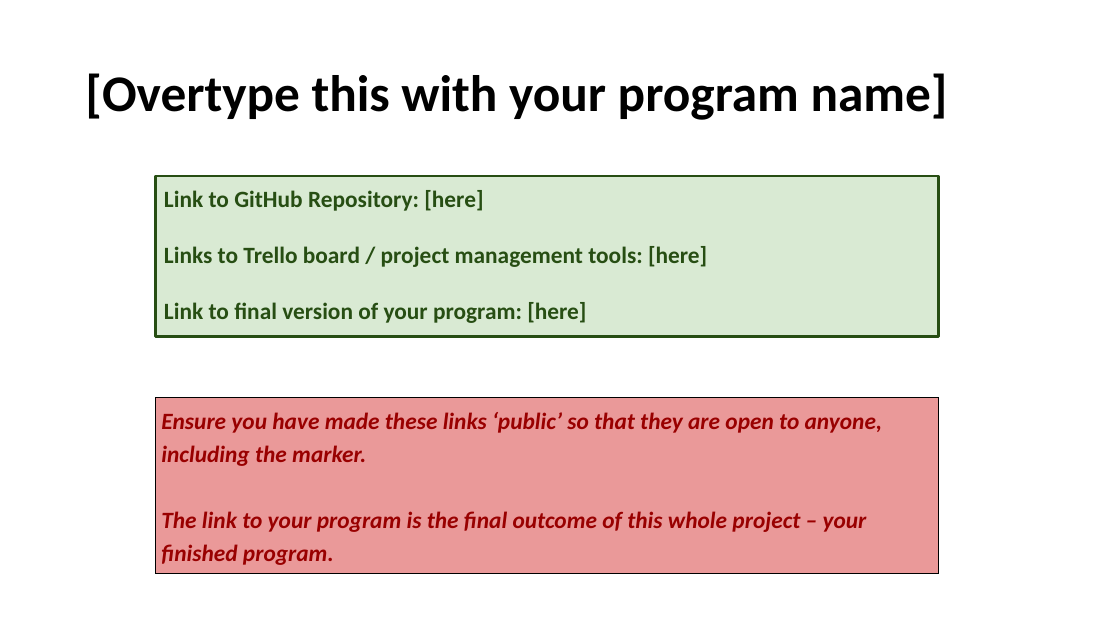
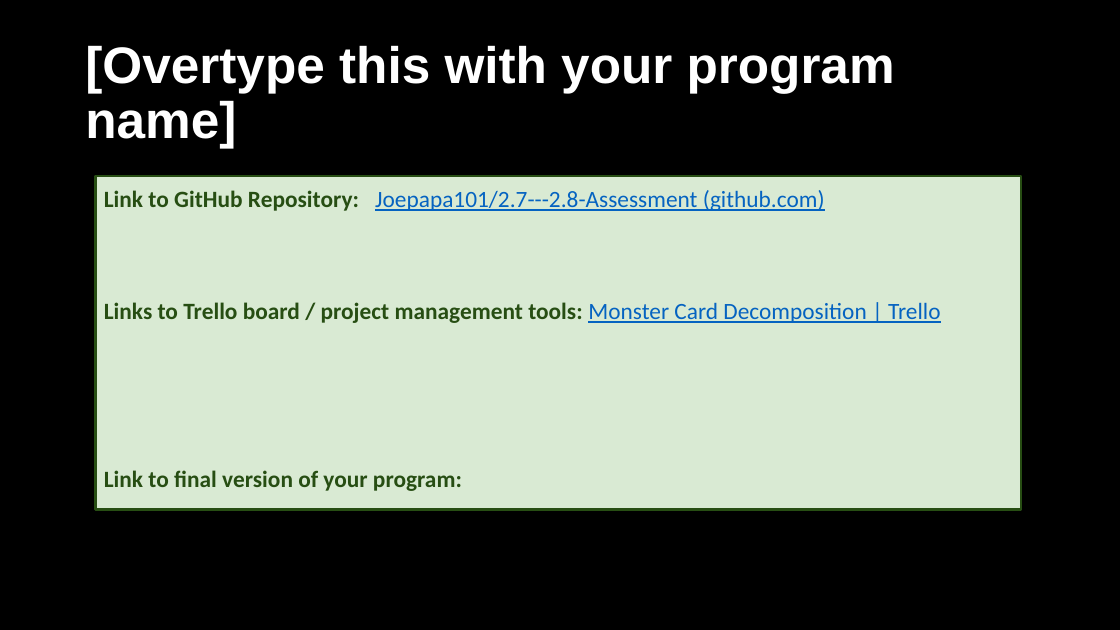
Before and after one commit to Joepapa101/2.7---2.8-Assessment, a slide deck: slide 2 of 2.7 and 2.8 Documentation Template.pptx. Drawn at 1120x630 pixels with LibreOffice and Linux fonts; fonts in the diff are those of the drawing. Boxes give left, top, right and bottom in pixels: in the first picture for what was removed or moved away, otherwise in the second. Text is boxed around its words. In the diff, an @@ line names an element or a change of style, - is before the commit and + after.

```diff
--- a/2.7 and 2.8 Documentation Template.pptx
+++ b/2.7 and 2.8 Documentation Template.pptx
@@ background #FFFFFF to #000000 @@
@@ title "[Overtype this with your program ..." at (85, 45, 895, 148): font Calibri to Arial, text colour #000000 to #FFFFFF @@
@@ rectangle "Link to GitHub Repository: Joepapa101/2.7---2.8-Assessment ...": place and size @@
-rectangle "Link to GitHub Repository: Joepapa101/2.7---2.8-Assessment ..." at (155, 176, 939, 336)
+rectangle "Link to GitHub Repository: Joepapa101/2.7---2.8-Assessment ..." at (96, 176, 1022, 509)
@@ text in rectangle at (104, 190, 940, 491): text changed @@
-Link to GitHub Repository: [here]
-Links to Trello board / project management tools: [here]
-Link to final version of your program: [here]
+Link to GitHub Repository: Joepapa101/2.7---2.8-Assessment (github.com)
+Links to Trello board / project management tools: Monster Card Decomposition | Trello
+Link to final version of your program:
@@ table removed at (155, 397, 939, 569), 1 rows, 1 columns @@
-Ensure you have made these links ‘public’ so that they are open to anyone, including the marker. / The link to your program is the final outcome of this whole project – your finished program.
```
Also in this commit, not shown: 11 other slides changed, 2 other files.
